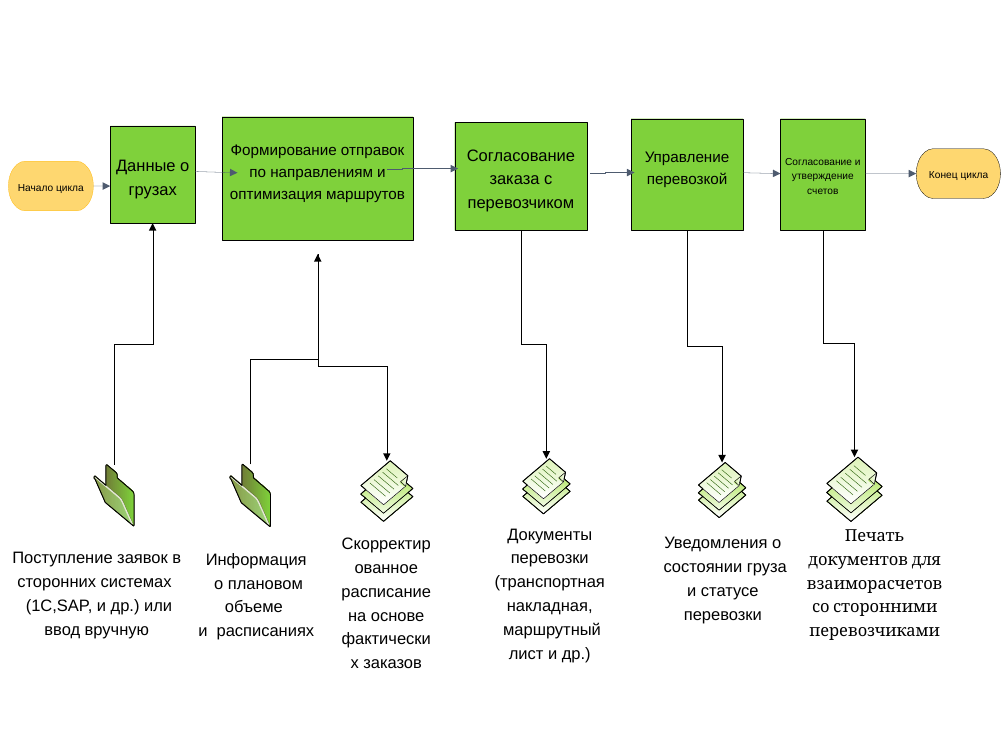
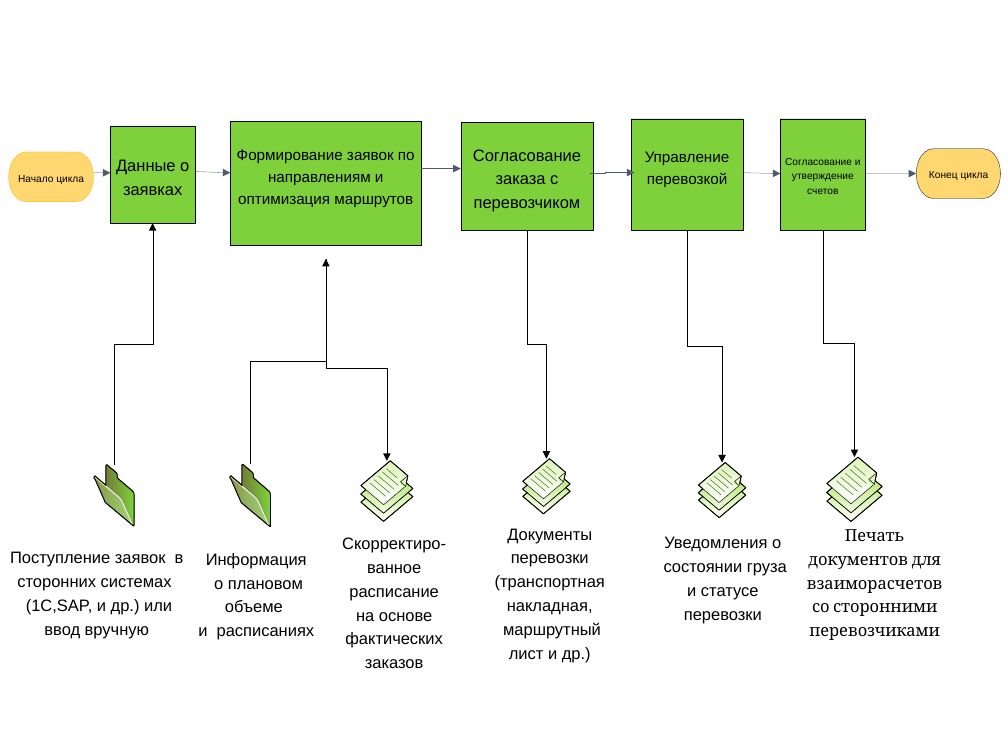
Before and after one commit to anarch-ist/view_transport, a slide deck: slide 4 of TMS/trunk/documents/презентация на конференцию.odp (slide 5 before the commit). Drawn at 1008x756 pixels with LibreOffice and Linux fonts; fonts in the diff are those of the drawing. Boxes give left, top, right and bottom in pixels: in the first picture for what was removed or moved away, otherwise in the second. Text is boxed around its words. In the diff, an @@ line names an element or a change of style, - is before the commit and + after.

```diff
--- a/TMS/trunk/documents/презентация на конференцию.odp
+++ b/TMS/trunk/documents/презентация на конференцию.odp
@@ freeform shape: place and size @@
-freeform shape at <box>222,117,413,241</box>
+freeform shape at <box>231,122,422,245</box>
@@ freeform shape: place and size @@
-freeform shape at <box>222,117,413,241</box>
+freeform shape at <box>231,122,422,245</box>
@@ text at <box>237,149,415,207</box>: text changed @@
-Формирование отправок по направлениям и оптимизация маршрутов
+Формирование заявок по направлениям и оптимизация маршрутов
@@ 2 freeform shapes, 1 text: place and size @@
-2 freeform shapes, 1 text at <box>455,123,587,231</box>
+2 freeform shapes, 1 text at <box>461,123,594,231</box>
@@ 2 freeform shapes, 1 text: place and size @@
-2 freeform shapes, 1 text at <box>8,161,93,210</box>
+2 freeform shapes, 1 text at <box>9,152,94,201</box>
@@ arrow moved from (93, 186) - (111, 186) to (93, 173) - (111, 173) @@
@@ text at <box>116,159,189,195</box>: text changed @@
-Данные о грузах
+Данные о заявках
@@ arrow moved from (195, 172) - (238, 173) to (195, 172) - (231, 173) @@
@@ freeform shape: place and size @@
-freeform shape at <box>387,168,458,169</box>
+freeform shape at <box>422,168,461,168</box>
@@ elbow arrow moved from (521, 231) - (547, 459) to (527, 231) - (547, 459) @@
@@ elbow arrow moved from (251, 465) - (317, 254) to (251, 465) - (326, 259) @@
@@ elbow arrow moved from (317, 254) - (387, 461) to (326, 259) - (387, 461) @@
@@ text at <box>342,537,446,668</box>: text changed @@
-Скорректированное расписание на основе фактических заказов
+Скорректиро-ванное расписание на основе фактических заказов
```
Also in this commit, not shown: 1 slide added, 1 slide removed.
